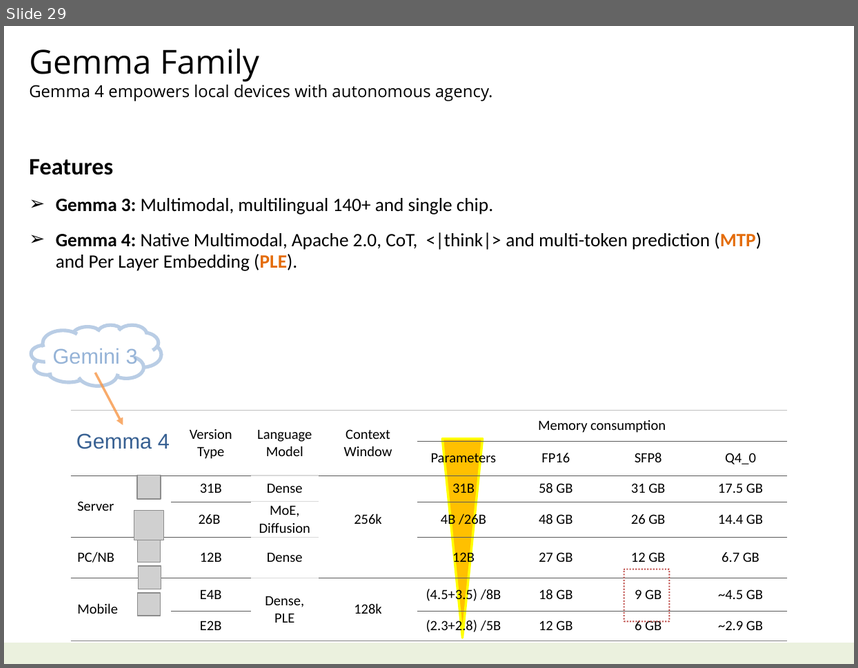
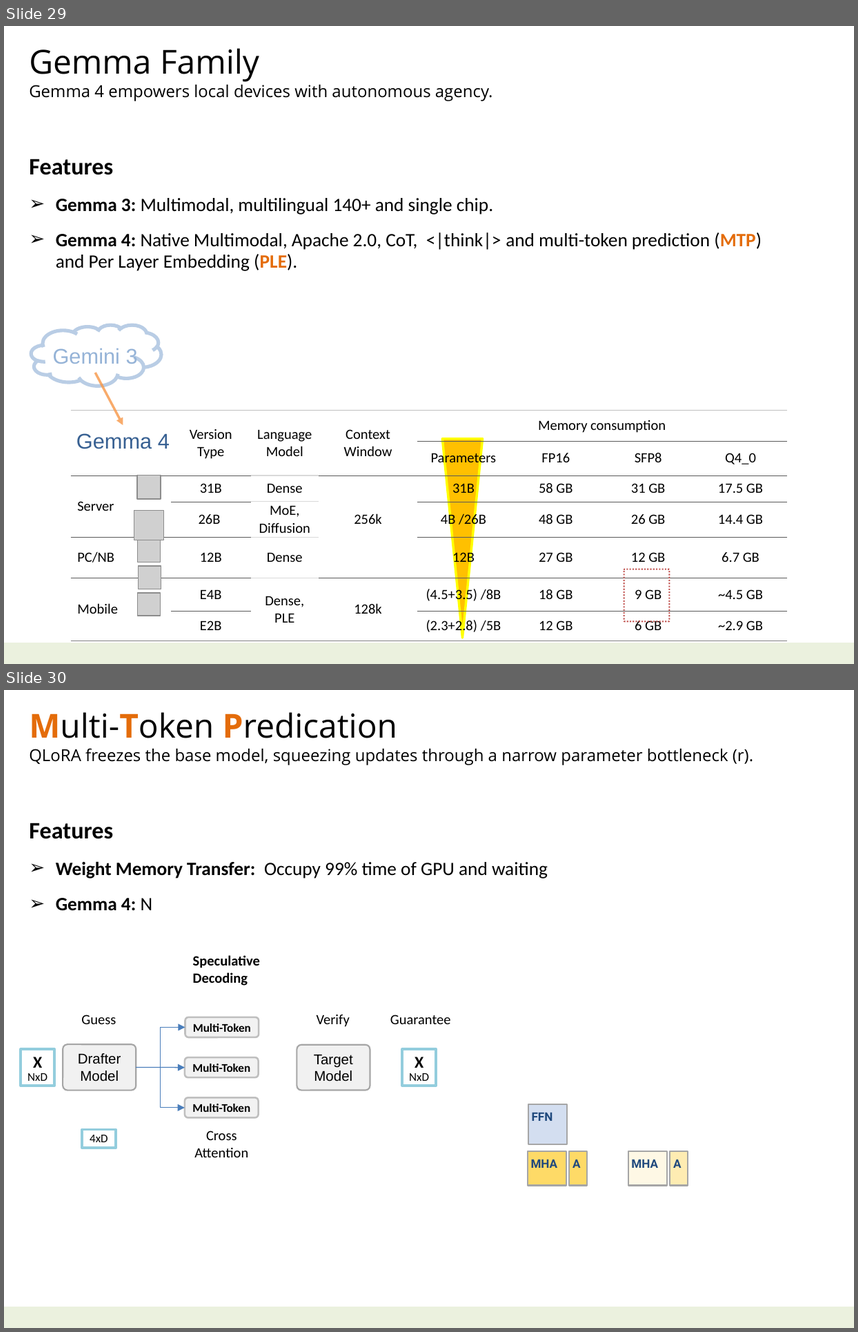
Before and after one commit to navibator/crazy-ai, a slide deck: ai-gemma.pptx. Shown one above the other, each under a label of ours: slide 29 before the commit, slides 29 and 30 after it. The pictures are 858x668 and 858x1332 pixels, drawn with LibreOffice and Linux fonts; fonts in the diff are those of the drawing; grey boxes stand for pictures. Boxes give left, top, right and bottom in pixels: in the first picture for what was removed or moved away, otherwise in the second. Text is boxed around its words. In the diff, an @@ line names an element or a change of style, - is before the commit and + after.

```diff
--- a/ai-gemma.pptx
+++ b/ai-gemma.pptx
@@ slide 30 added at box(4, 690, 854, 1328), background #FFFFFF; not listed: 1 template element that a slide beside it also shows @@
@@ text added at box(29, 712, 753, 765), 14 pt, text #000000 @@
+Multi-Token Predication
+QLoRA freezes the base model, squeezing updates through a narrow parameter bottleneck (r).
@@ text added at box(29, 822, 548, 911), 16 pt, text #000000, bold @@
+Features
+➢ Weight Memory Transfer: Occupy 99% time of GPU and waiting
+➢ Gemma 4: N
@@ text added at box(193, 955, 260, 985), 12 pt, text #000000, bold @@
+Speculative
+Decoding
@@ text added at box(81, 1014, 116, 1024), 12 pt, text #000000 @@
+Guess
@@ rounded rectangle added at box(185, 1017, 259, 1038), fill #F2F2F2, outline #BFBFBF 1.5 pt, 10 pt, text #000000, bold @@
+Multi-Token
@@ text added at box(317, 1014, 350, 1027), 12 pt, text #000000 @@
+Verify
@@ text added at box(390, 1014, 451, 1024), 12 pt, text #000000 @@
+Guarantee
@@ elbow arrow added from (136, 1067) to (185, 1027), #4B7EBC 0.75 pt @@
@@ rectangle added at box(21, 1049, 55, 1085), fill #FFFFFF, outline #93CDDD 2 pt, 10 pt, text #000000 @@
+X
+NxD
@@ rounded rectangle added at box(63, 1045, 136, 1090), fill #DDDDDD at 40% opacity, outline #A6A6A6 1.25 pt, 12 pt, text #000000 @@
+Drafter
+Model
@@ rounded rectangle added at box(185, 1057, 259, 1078), fill #F2F2F2, outline #BFBFBF 1.5 pt, 10 pt, text #000000, bold @@
+Multi-Token
@@ rounded rectangle added at box(297, 1045, 370, 1090), fill #DDDDDD at 40% opacity, outline #A6A6A6 1.25 pt, 12 pt, text #000000 @@
+Target
+Model
@@ rectangle added at box(403, 1049, 437, 1085), fill #FFFFFF, outline #93CDDD 2 pt, 10 pt, text #000000 @@
+X
+NxD
@@ elbow arrow added from (136, 1067) to (185, 1107), #4B7EBC 0.75 pt @@
@@ arrow added from (136, 1067) to (185, 1067), #4B7EBC 0.75 pt @@
@@ rounded rectangle added at box(185, 1097, 259, 1118), fill #F2F2F2, outline #BFBFBF 1.5 pt, 10 pt, text #000000, bold @@
+Multi-Token
@@ rectangle added at box(528, 1104, 568, 1144), fill #B7C9E7 at 60% opacity, outline #A6A6A6 1.25 pt, 10 pt, text #1F497D, bold @@
+FFN
@@ rectangle added at box(82, 1130, 116, 1148), fill #FFFFFF, outline #93CDDD 2 pt, 10 pt, text #000000 @@
+4xD
@@ text added at box(194, 1130, 248, 1157), 12 pt, text #000000 @@
+Cross
+Attention
@@ rectangle added at box(528, 1151, 567, 1185), fill #FEC203 at 60% opacity, outline #A6A6A6 1.25 pt, 10 pt, text #1F497D, bold @@
+MHA
@@ rectangle added at box(569, 1151, 587, 1185), fill #FEC203 at 60% opacity, outline #A6A6A6 1.25 pt, 10 pt, text #1F497D, bold @@
+A
@@ rectangle added at box(628, 1151, 667, 1185), fill #FEC203 at 10% opacity, outline #A6A6A6 1.25 pt, 10 pt, text #1F497D, bold @@
+MHA
@@ rectangle added at box(670, 1151, 688, 1185), fill #FEC203 at 30% opacity, outline #A6A6A6 1.25 pt, 10 pt, text #1F497D, bold @@
+A
```
Also in this commit, not shown: 1 other file.
